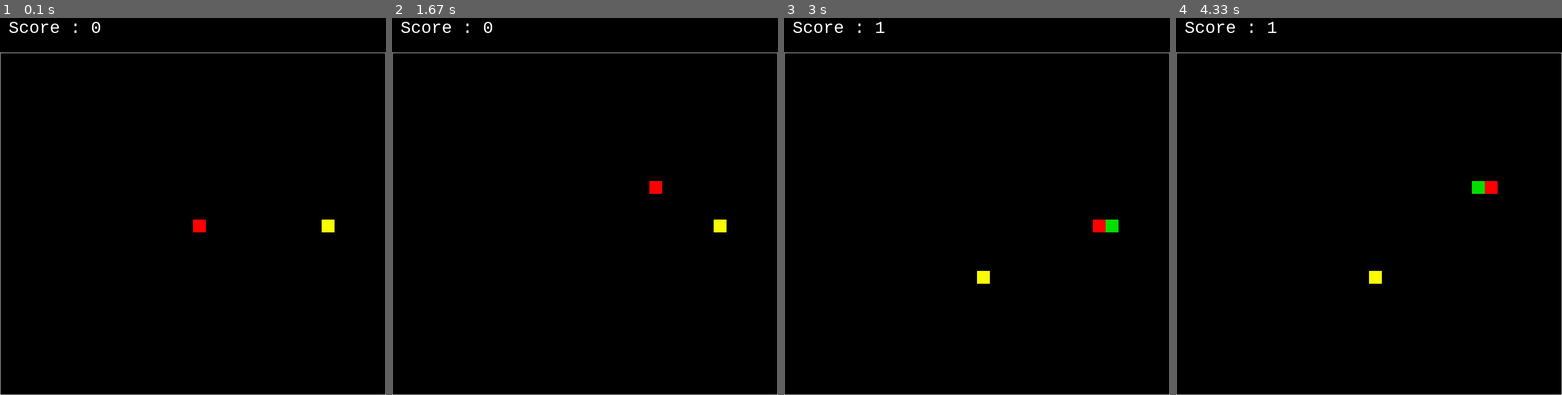
Above: before the commit, frames 1-4 (left to right).
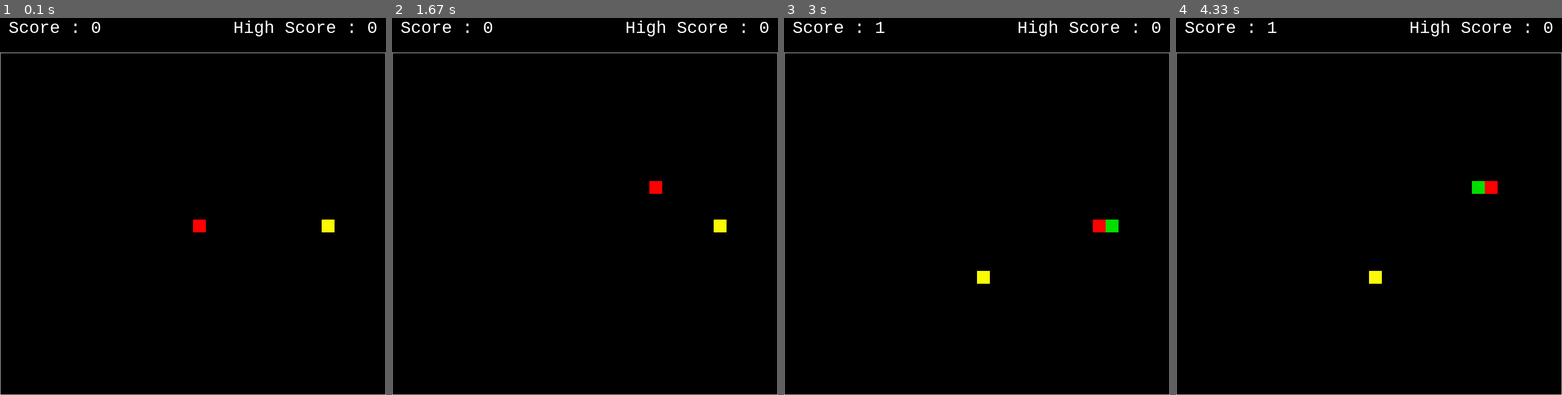
Above: after the commit, the same moments.

Repository: mohamedkamara7613/personalproject
Game: pygame game, started from Autres/Python/Snake_Game/main.py
Same seed, same stepped clock (60 frames per second), same inputs: the game is played once before the commit and once after it.
Inputs:
- Up to frame 1 (0.1 s): no input
- Up to frame 2 (1.67 s): hold Right 0.33-0.8 s; hold Up 0.83-1.3 s; hold Right from 1.33 s (still down)
- Up to frame 3 (3 s): release Right at 1.8 s; hold Left 1.83-2.37 s; hold Down 2.4-2.87 s; hold Left from 2.9 s (still down)
- Up to frame 4 (4.33 s): release Left at 3.37 s; hold Up 3.4-3.87 s; hold Right from 3.9 s (still down)

The runs differ from the first frame. In frame 1, 0.3% of the frame differs, in the area x 60-98%, y 0-5%; in frame 2, 0.3%; in frame 3, 0.3%; in frame 4, 0.3%.

Commit message:
`Added high score tracking to Snake Game`

Diff:
--- a/Autres/Python/Snake_Game/main.py
+++ b/Autres/Python/Snake_Game/main.py
@@ -42,6 +42,7 @@
         self.food = {}
         self.food_img = YELLOW
         self.score = 0
+        self.high_score = 0
         self.current_score = 0 # peut etre recuperer depuis un fichier
 
     def init(self):
@@ -157,9 +158,11 @@
         # Effacer l'ecran
         self.screen.fill(BLACK)
 
-        # Difinition de la police et Affichage du score
+        # Difinition de la police et Affichage du score et du high_score
         font = pygame.font.SysFont("monospace", 40)  # Choisir une police et une taille
         score_text = font.render(f"Score : {self.score}", True, WHITE)
+        high_score_text = font.render(f"High Score : {self.high_score}", True, WHITE)
+        self.screen.blit(high_score_text, (WIDTH-(high_score_text.get_width() + 20), 20))
         self.screen.blit(score_text, (20,20))
 
         for j in range(self.rows):
